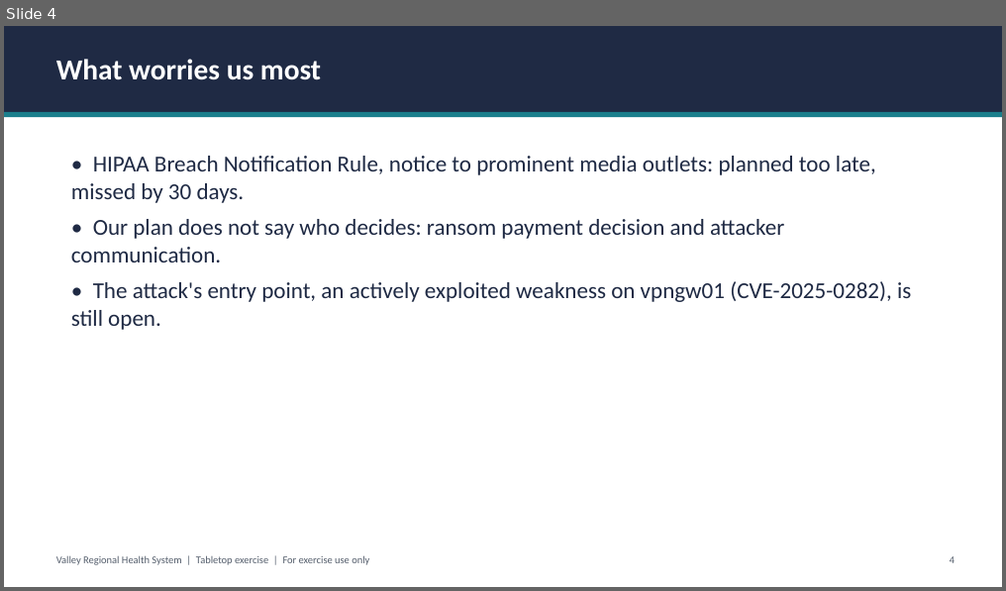
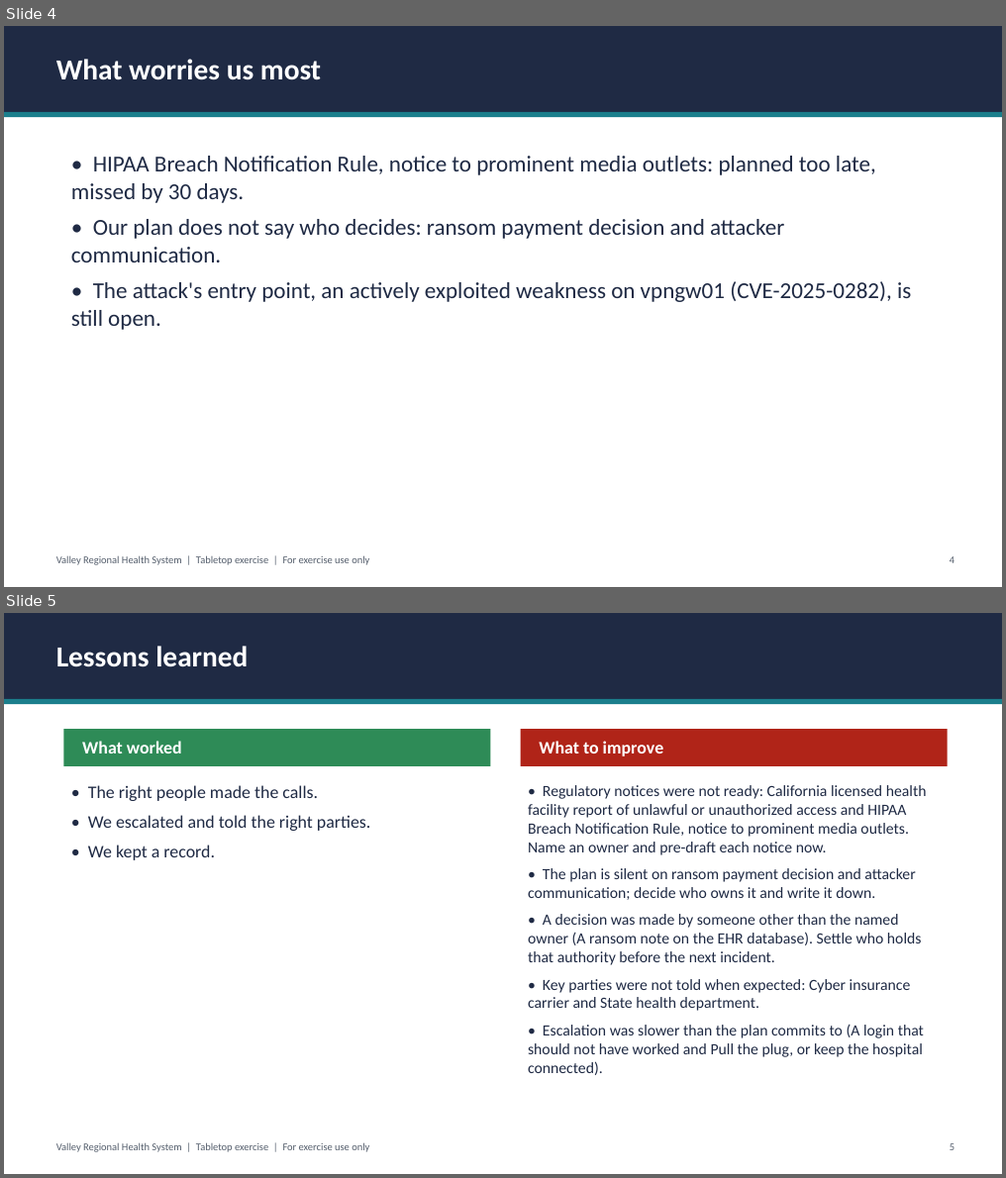
Before and after one commit to eshin087/tabletop-gm, a slide deck: samples/outputs/executive_summary.pptx. Shown one above the other, each under a label of ours: slide 4 before the commit, slides 4 and 5 after it. The pictures are 1006x591 and 1006x1178 pixels, drawn with LibreOffice and Linux fonts; fonts in the diff are those of the drawing. Boxes give left, top, right and bottom in pixels: in the first picture for what was removed or moved away, otherwise in the second. Text is boxed around its words. In the diff, an @@ line names an element or a change of style, - is before the commit and + after.

```diff
--- a/samples/outputs/executive_summary.pptx
+++ b/samples/outputs/executive_summary.pptx
@@ slide 5 added at (4, 613, 1002, 1174), background #FFFFFF @@
@@ rectangle added at (4, 613, 1002, 699), fill #1F2A44 @@
@@ text added at (56, 646, 248, 667), 28 pt, text #FFFFFF, bold @@
+Lessons learned
@@ rectangle added at (4, 699, 1002, 704), fill #1B7F8C @@
@@ rectangle added at (63, 729, 491, 766), fill #2E8B57 @@
@@ rectangle added at (521, 729, 947, 766), fill #B02418 @@
@@ text added at (82, 741, 182, 754), 17 pt, text #FFFFFF, bold @@
+What worked
@@ text added at (539, 741, 664, 757), 17 pt, text #FFFFFF, bold @@
+What to improve
@@ text added at (88, 785, 371, 861), 17 pt, text #1F2A44 @@
+• The right people made the calls.
+• We escalated and told the right parties.
+• We kept a record.
@@ text added at (528, 785, 927, 1075), 15 pt, text #1F2A44 @@
+• Regulatory notices were not ready: California licensed health facility report of unlawful or unauthorized access and HIPAA Breach Notification Rule, notice to prominent media outlets. Name an owner and pre-draft each notice now.
+• The plan is silent on ransom payment decision and attacker communication; decide who owns it and write it down.
+• A decision was made by someone other than the named owner (A ransom note on the EHR database). Settle who holds that authority before the next incident.
+• Key parties were not told when expected: Cyber insurance carrier and State health department.
+• Escalation was slower than the plan commits to (A login that should not have worked and Pull the plug, or keep the hospital connected).
@@ text added at (56, 1143, 369, 1153), 10 pt, text #555F6D @@
+Valley Regional Health System | Tabletop exercise | For exercise use only
@@ text added at (949, 1144, 954, 1151), 10 pt, text #555F6D @@
+5
```
Also in this commit, not shown: 2 slides changed, 20 other files.
